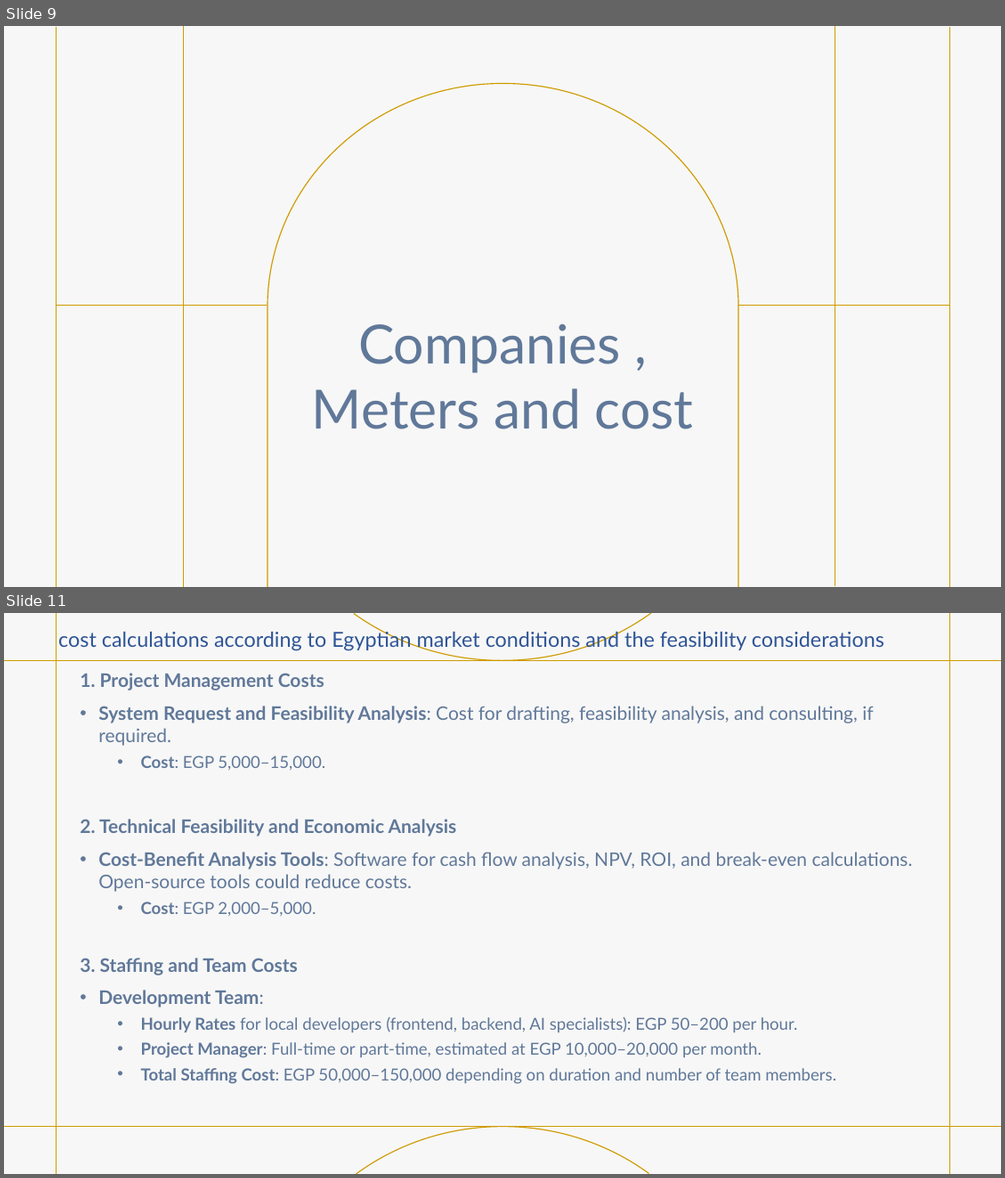
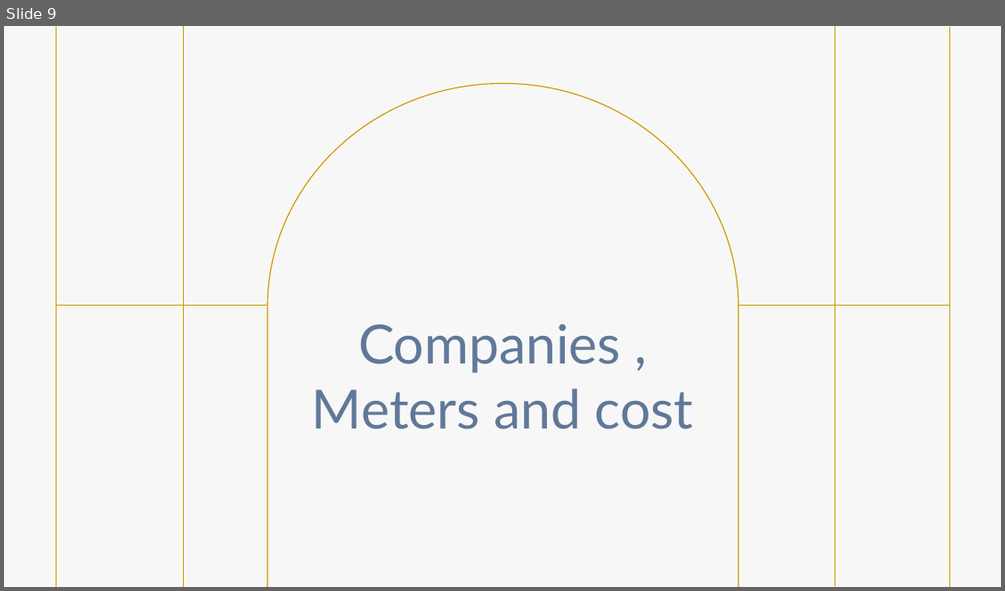
Before and after one commit to Joseph-George1/College_projects, a slide deck: FinalPresentation2.pptx. Shown one above the other, each under a label of ours: slides 9 and 11 before the commit, slide 9 after it; the slides between them are not shown. The pictures are 1005x1178 and 1005x591 pixels, drawn with LibreOffice and Linux fonts; fonts in the diff are those of the drawing; background and template pictures are left out. Boxes give left, top, right and bottom in pixels: in the first picture for what was removed or moved away, otherwise in the second. Text is boxed around its words. In the diff, an @@ line names an element or a change of style, - is before the commit and + after.

```diff
--- a/FinalPresentation2.pptx
+++ b/FinalPresentation2.pptx
@@ slide 11 removed at (x1=4, y1=613, x2=1001, y2=1174), background #FFFFFF @@
@@ rectangle removed at (x1=4, y1=613, x2=1001, y2=1174) @@
@@ title removed at (x1=58, y1=629, x2=884, y2=652) @@
-cost calculations according to Egyptian market conditions and the feasibility considerations
@@ text removed at (x1=80, y1=673, x2=913, y2=1084) @@
-1. Project Management Costs
-• System Request and Feasibility Analysis: Cost for drafting, feasibility analysis, and consulting, if required.
-  • Cost: EGP 5,000–15,000.
-2. Technical Feasibility and Economic Analysis
-• Cost-Benefit Analysis Tools: Software for cash flow analysis, NPV, ROI, and break-even calculations. Open-source tools could reduce costs.
-  • Cost: EGP 2,000–5,000.
-3. Staffing and Team Costs
-• Development Team:
-  • Hourly Rates for local developers (frontend, backend, AI specialists): EGP 50–200 per hour.
-  • Project Manager: Full-time or part-time, estimated at EGP 10,000–20,000 per month.
-  • Total Staffing Cost: EGP 50,000–150,000 depending on duration and number of team members.
@@ group removed at (x1=4, y1=613, x2=1001, y2=1174): 4 lines, 2 freeform shapes @@
```
Also in this commit, not shown: 1 slide changed, 3 slides added, 2 other slides removed.
